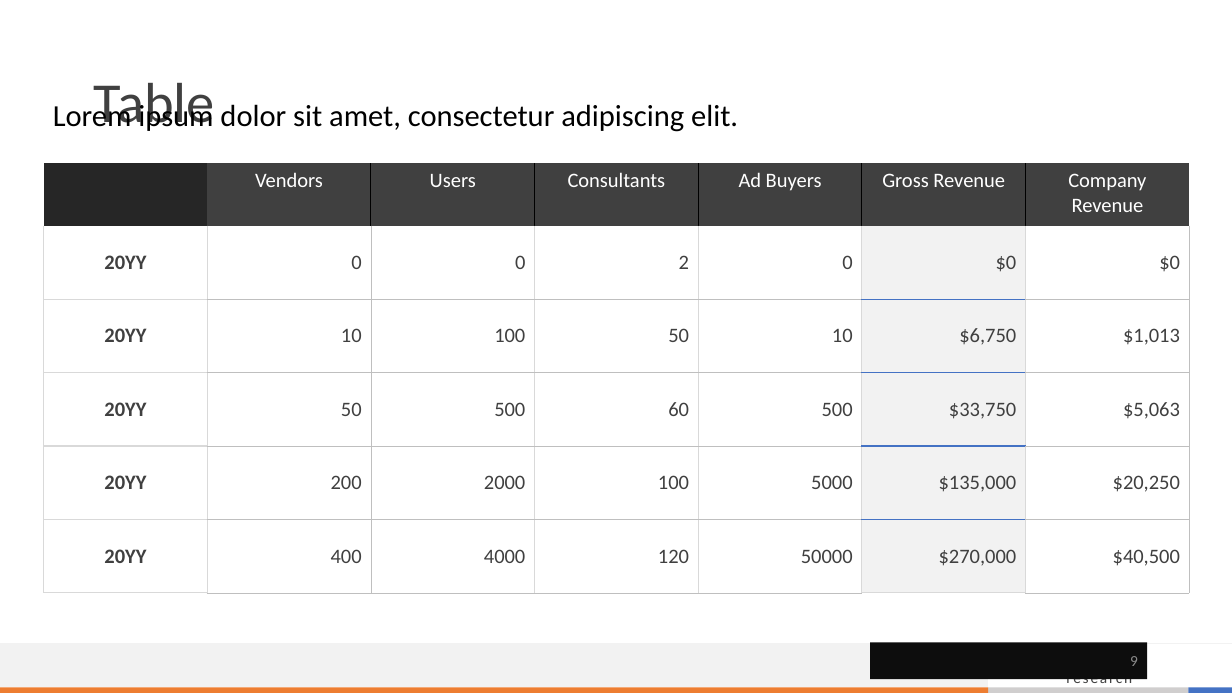
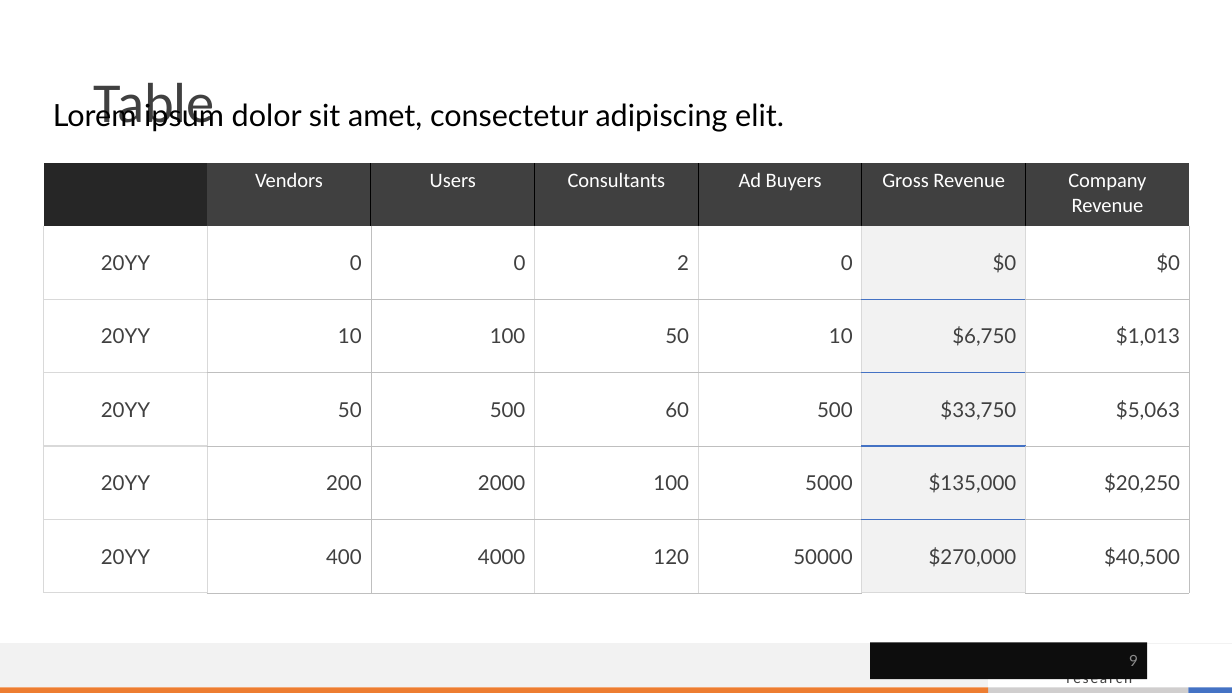
Before and after one commit to bonniema/salary-predictor, a slide deck: slide 9 of Job_Prediction_Presentation.pptx. Drawn at 1232x693 pixels with LibreOffice and Linux fonts; fonts in the diff are those of the drawing. Boxes give left, top, right and bottom in pixels: in the first picture for what was removed or moved away, otherwise in the second. Text is boxed around its words. In the diff, an @@ line names an element or a change of style, - is before the commit and + after.

```diff
--- a/Job_Prediction_Presentation.pptx
+++ b/Job_Prediction_Presentation.pptx
@@ text "Lorem ipsum dolor sit amet, ..." at box(53, 100, 784, 132): font Calibri to Lato @@
@@ table at box(43, 164, 1189, 593) @@
@@ font Calibri to Lato in "20YY", "0", "0", "2" and 31 more places @@
@@ bold off in "20YY", "20YY", "20YY", "20YY" and 1 more places @@
```
Also in this commit, not shown: 10 other slides changed, 1 slide added, 1 slide removed, 2 other files.
